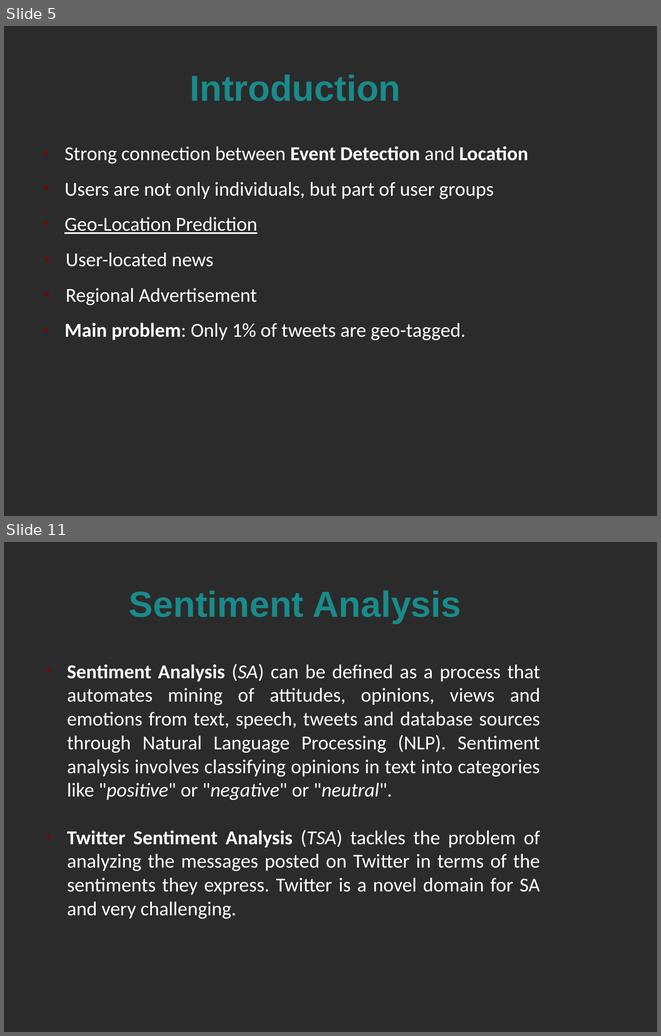
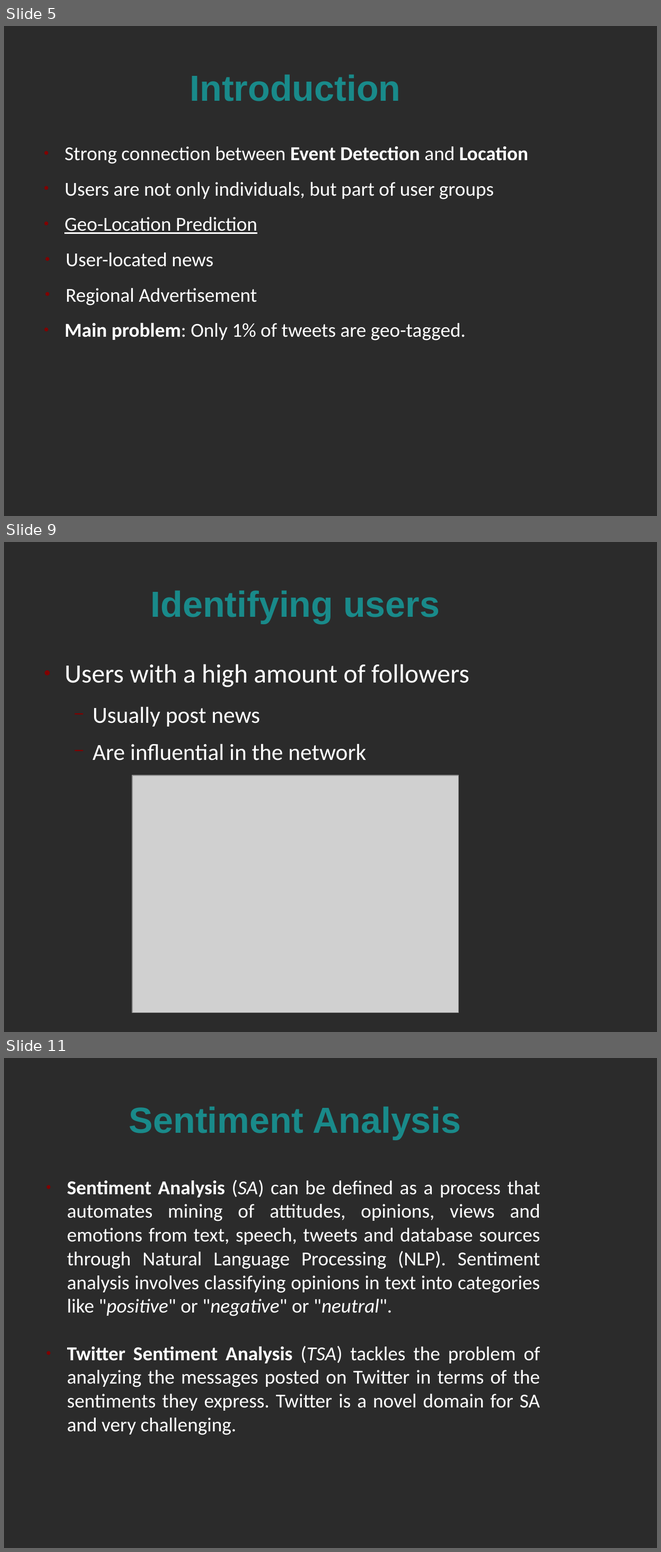
Before and after one commit to alextsil/twitter-topic-detection-and-analysis, a slide deck: parousiasi/presentation.odp. Shown one above the other, each under a label of ours: slides 5 and 11 before the commit, slides 5, 9 and 11 after it; the slides between them are not shown. The pictures are 661x1036 and 661x1552 pixels, drawn with LibreOffice and Linux fonts; fonts in the diff are those of the drawing; grey boxes stand for pictures; background and template pictures are left out; a plain dark background stands for a picture behind light text. Boxes give left, top, right and bottom in pixels: in the first picture for what was removed or moved away, otherwise in the second. Text is boxed around its words. In the diff, an @@ line names an element or a change of style, - is before the commit and + after.

```diff
--- a/parousiasi/presentation.odp
+++ b/parousiasi/presentation.odp
@@ slide 9 added at (x1=4, y1=542, x2=657, y2=1032), background picture (left out) @@
@@ title added at (x1=150, y1=590, x2=440, y2=623), 44 pt, text #198A8A, bold @@
+Identifying users
@@ text added at (x1=64, y1=664, x2=469, y2=760), 28 pt, text #FFFFFF @@
+● Users with a high amount of followers
+  − Usually post news
+  − Are influential in the network
@@ picture added at (x1=133, y1=775, x2=459, y2=1013) @@
```
Also in this commit, not shown: 2 slides changed, 2 other slides added, 3 slides removed.
